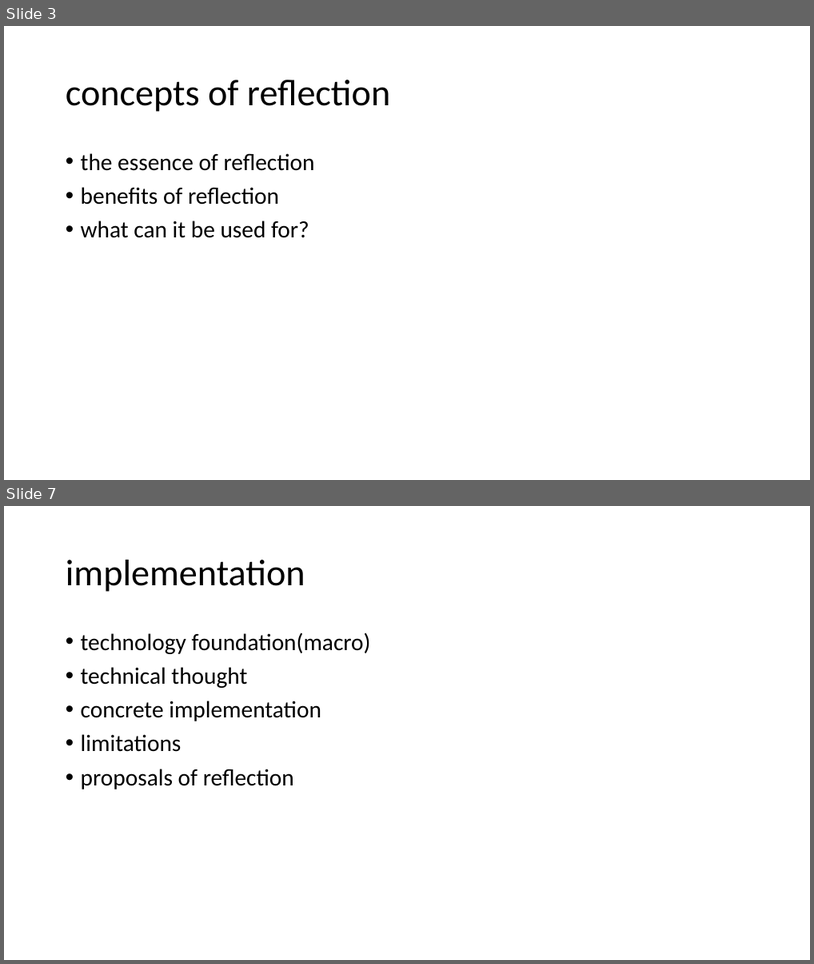
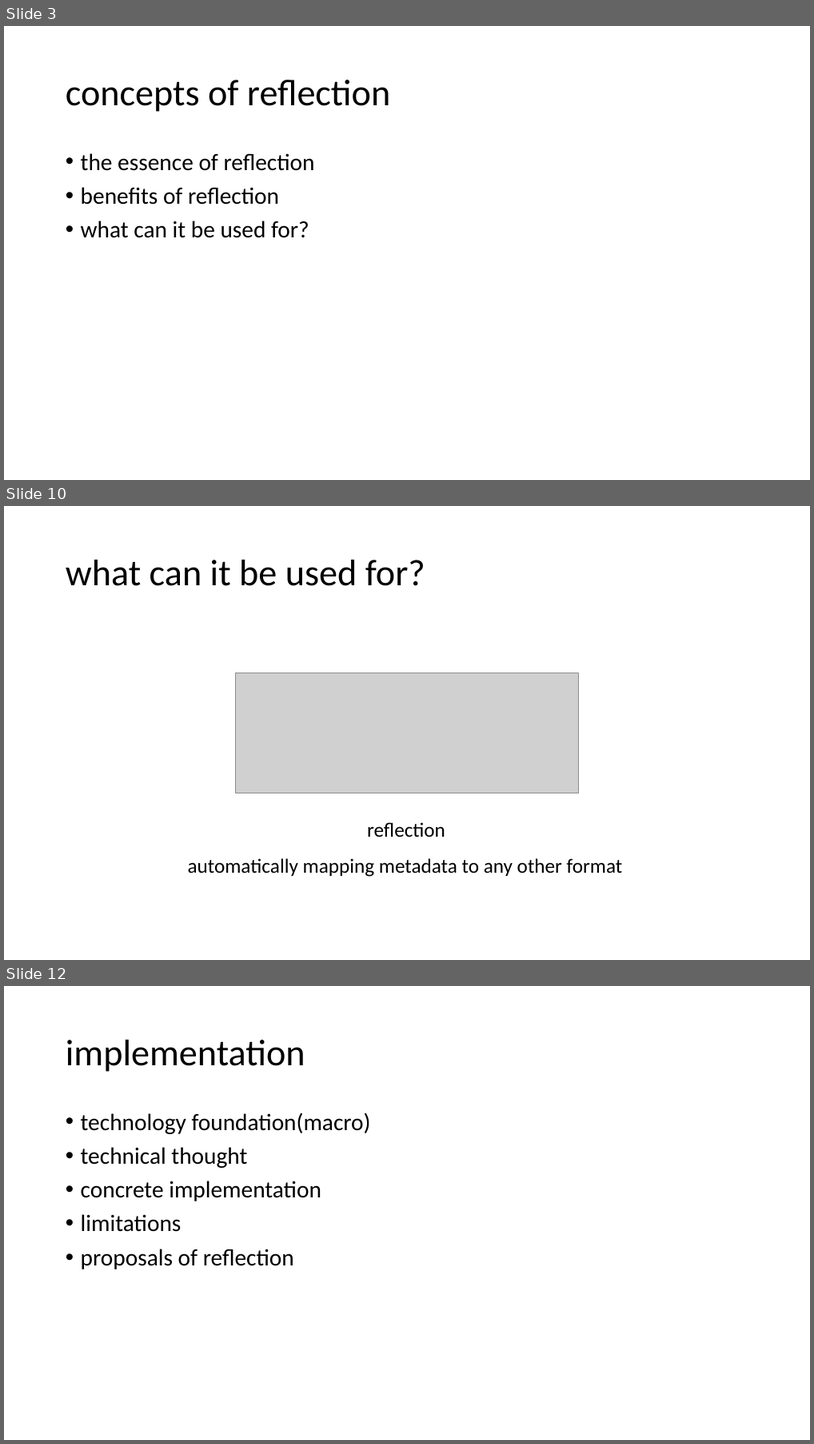
Before and after one commit to qicosmos/cppcon2017, a slide deck: cppcon2017.pptx. Shown one above the other, each under a label of ours: slides 3 and 7 before the commit, slides 3, 10 and 12 after it; the slides between them are not shown. The pictures are 814x964 and 814x1444 pixels, drawn with LibreOffice and Linux fonts; fonts in the diff are those of the drawing; grey boxes stand for pictures. Boxes give left, top, right and bottom in pixels: in the first picture for what was removed or moved away, otherwise in the second. Text is boxed around its words. In the diff, an @@ line names an element or a change of style, - is before the commit and + after.

```diff
--- a/cppcon2017.pptx
+++ b/cppcon2017.pptx
@@ slide 10 added at [4,506,810,960], background #FFFFFF @@
@@ title added at [66,560,426,586], 44 pt, text #000000 @@
+what can it be used for?
@@ picture added at [236,673,579,792] @@
@@ text added at [367,822,446,836], 24 pt, text #000000 @@
+reflection
@@ text added at [188,858,623,876], 24 pt, text #000000 @@
+automatically mapping metadata to any other format
@@ what was slide 7 is now slide 12 @@
```
Also in this commit, not shown: 4 slides changed, 6 other slides added.
